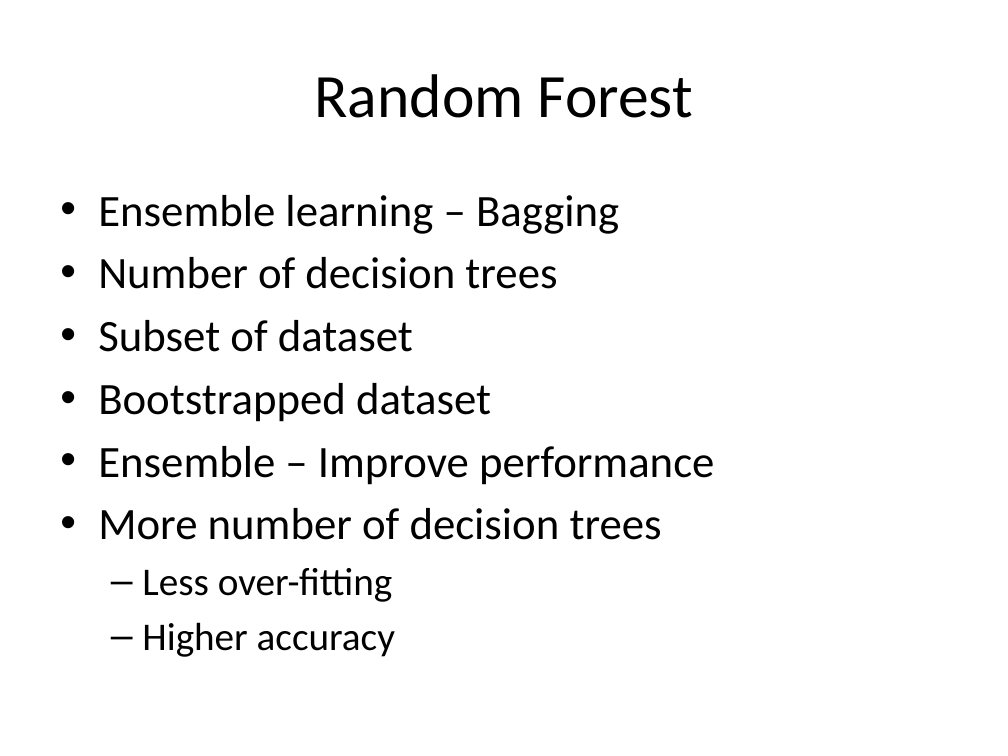
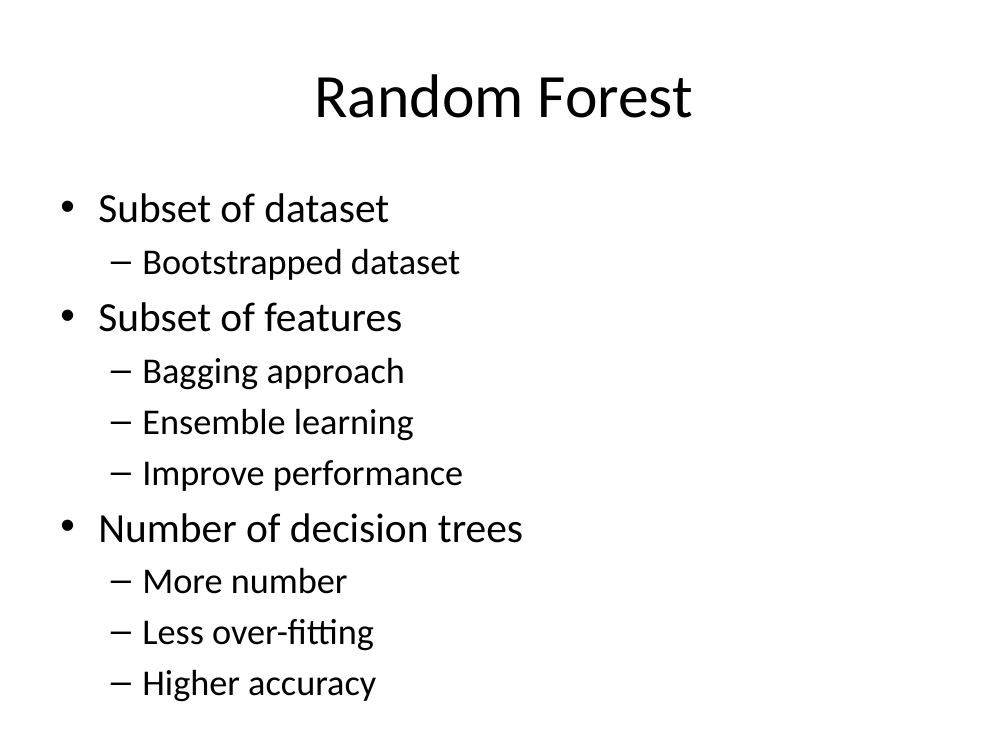
Before and after one commit to look4pritam/ArtificialIntelligence, a slide deck: slide 6 of MachineLearning/RandomForest/RandomForest.pptx. Drawn at 1008x756 pixels with LibreOffice and Linux fonts; fonts in the diff are those of the drawing. Boxes give left, top, right and bottom in pixels: in the first picture for what was removed or moved away, otherwise in the second. Text is boxed around its words. In the diff, an @@ line names an element or a change of style, - is before the commit and + after.

```diff
--- a/MachineLearning/RandomForest/RandomForest.pptx
+++ b/MachineLearning/RandomForest/RandomForest.pptx
@@ text at (x1=98, y1=195, x2=619, y2=289): paragraphs removed @@
-• Ensemble learning – Bagging
-• Number of decision trees
@@ text at (x1=98, y1=193, x2=460, y2=651): size 32 to 29.6 pt in "Subset of dataset"; size 32 to 25.9 pt in "Bootstrapped dataset"; size 28 to 25.9 pt in "Less over-fitting", "Higher accuracy"; bullet • to –; list level 1 to 2 in "Bootstrapped dataset" @@
@@ text at (x1=98, y1=302, x2=523, y2=594): text changed; size 32 to 25.9 pt @@
-• Ensemble – Improve performance
-• More number of decision trees
+• Subset of features
+  – Bagging approach
+  – Ensemble learning
+  – Improve performance
+• Number of decision trees
+  – More number
```
Also in this commit, not shown: 1 slide added.
